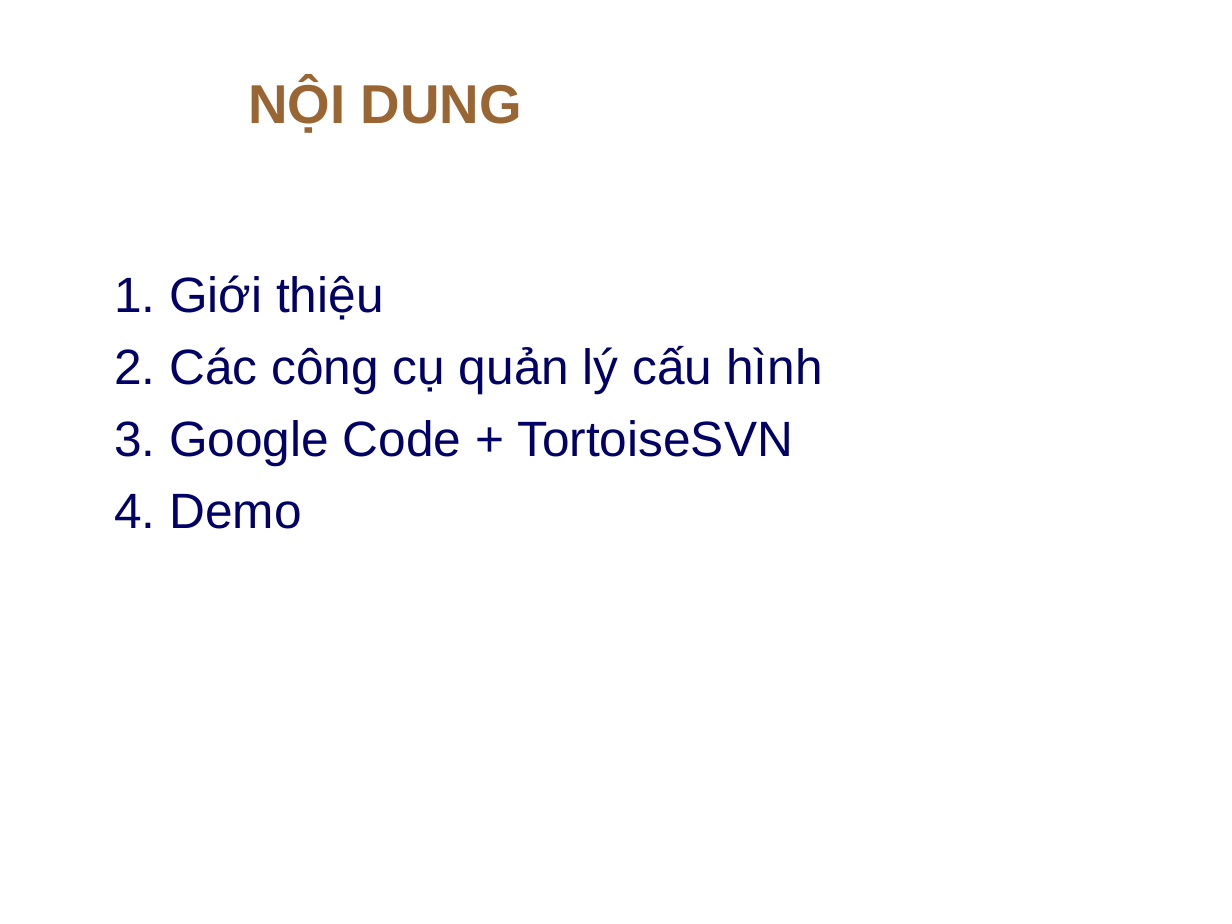
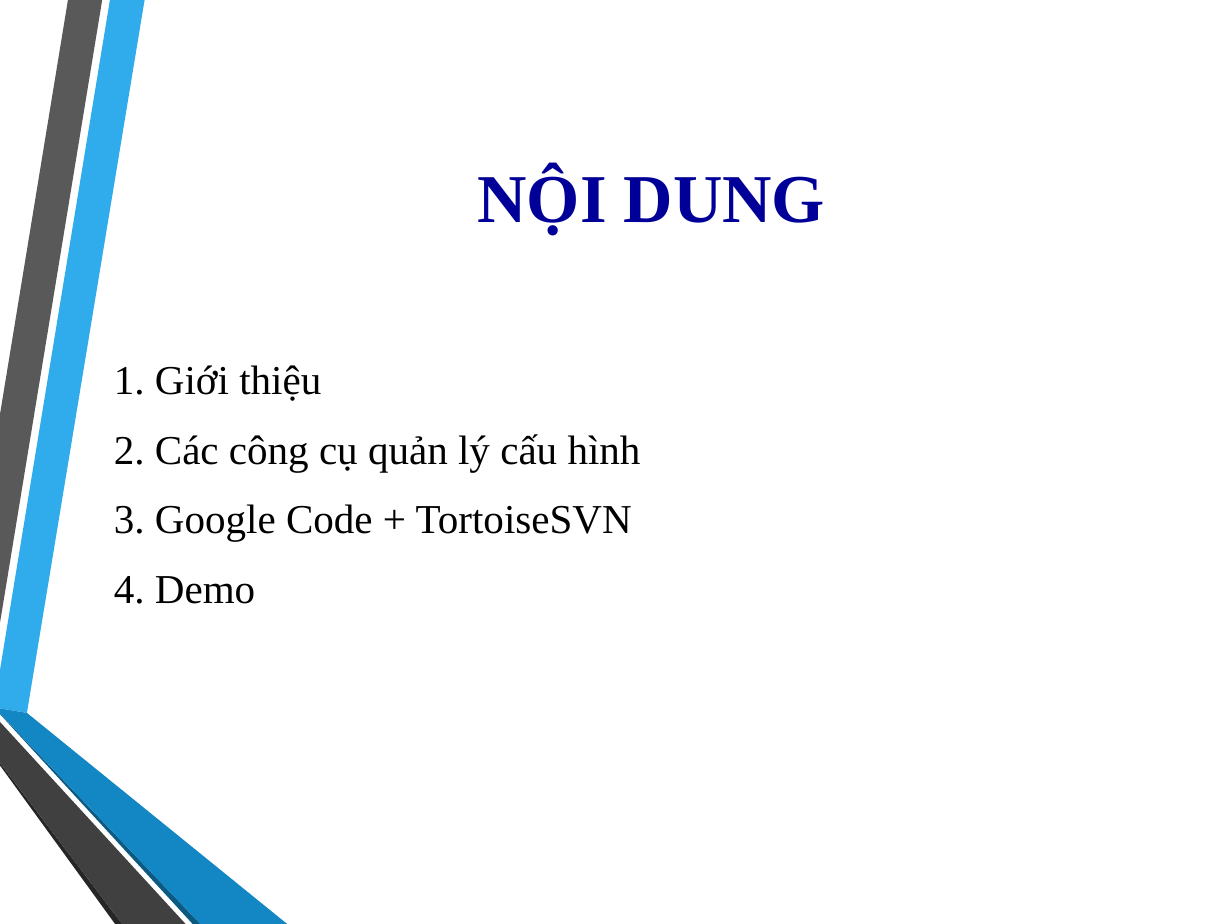
Before and after one commit to thanhphi0127/manager-configuration, a slide deck: slide 2 of doc/baitapso1/NHOM5_BAOCAO_BT1.ppt. Drawn at 1232x924 pixels with LibreOffice and Linux fonts; fonts in the diff are those of the drawing; background and template pictures are left out. Boxes give left, top, right and bottom in pixels: in the first picture for what was removed or moved away, otherwise in the second. Text is boxed around its words. In the diff, an @@ line names an element or a change of style, - is before the commit and + after.

```diff
--- a/doc/baitapso1/NHOM5_BAOCAO_BT1.ppt
+++ b/doc/baitapso1/NHOM5_BAOCAO_BT1.ppt
@@ title "NỘI DUNG": place and size @@
-title "NỘI DUNG" at box(248, 80, 522, 133)
+title "NỘI DUNG" at box(478, 168, 825, 235)
@@ title "NỘI DUNG" at box(478, 168, 825, 235): size 32 to 40 pt, font Arial to Times New Roman, text colour #996633 to #000099; alignment left to centre @@
@@ text "1. Giới thiệu" at box(114, 365, 641, 604): size 29 to 24 pt, font Arial to Times New Roman, text colour #000066 to #000000; more space between paragraphs; vertical alignment top to middle @@
@@ group added at box(0, 0, 287, 924): 6 freeform shapes @@
```
Also in this commit, not shown: 13 other slides changed, 2 slides added, 2 slides removed.
